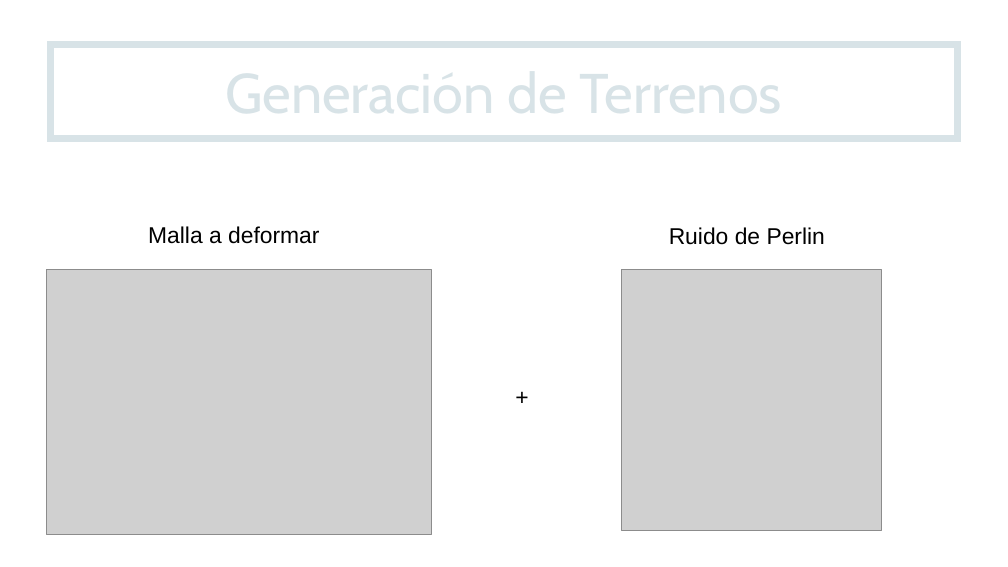
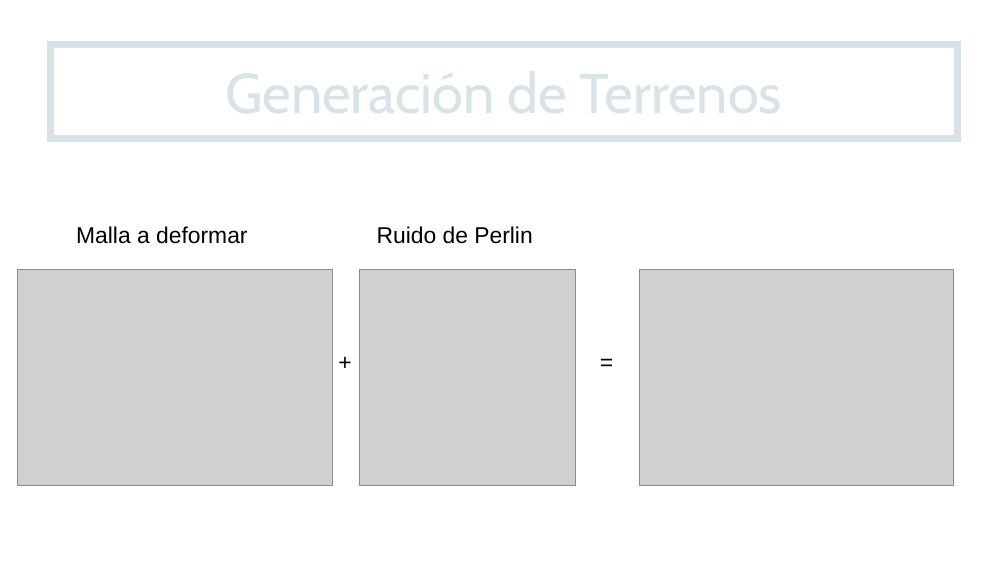
Before and after one commit to sebasdeharbe/OpenGL-TerrenoProcedural, a slide deck: slide 12 of About_this.odp (slide 9 before the commit). Drawn at 1008x567 pixels with LibreOffice and Linux fonts; fonts in the diff are those of the drawing; grey boxes stand for pictures; background and template pictures are left out. Boxes give left, top, right and bottom in pixels: in the first picture for what was removed or moved away, otherwise in the second. Text is boxed around its words. In the diff, an @@ line names an element or a change of style, - is before the commit and + after.

```diff
--- a/About_this.odp
+++ b/About_this.odp
@@ text "Malla a deformar": place and size @@
-text "Malla a deformar" at <box>148,226,319,244</box>
+text "Malla a deformar" at <box>76,226,247,244</box>
@@ text "Ruido de Perlin": place and size @@
-text "Ruido de Perlin" at <box>669,227,825,245</box>
+text "Ruido de Perlin" at <box>377,226,532,244</box>
@@ picture: place and size @@
-picture at <box>47,270,432,534</box>
+picture at <box>18,270,333,486</box>
@@ picture added at <box>360,270,576,486</box> @@
@@ picture: place and size @@
-picture at <box>622,270,883,531</box>
+picture at <box>639,270,954,486</box>
@@ text added at <box>144,344,540,379</box>, 18 pt, text #000000 @@
++
@@ text at <box>396,344,792,379</box>: text changed @@
-+
+=
```
Also in this commit, not shown: 4 other slides changed, 3 slides added.
